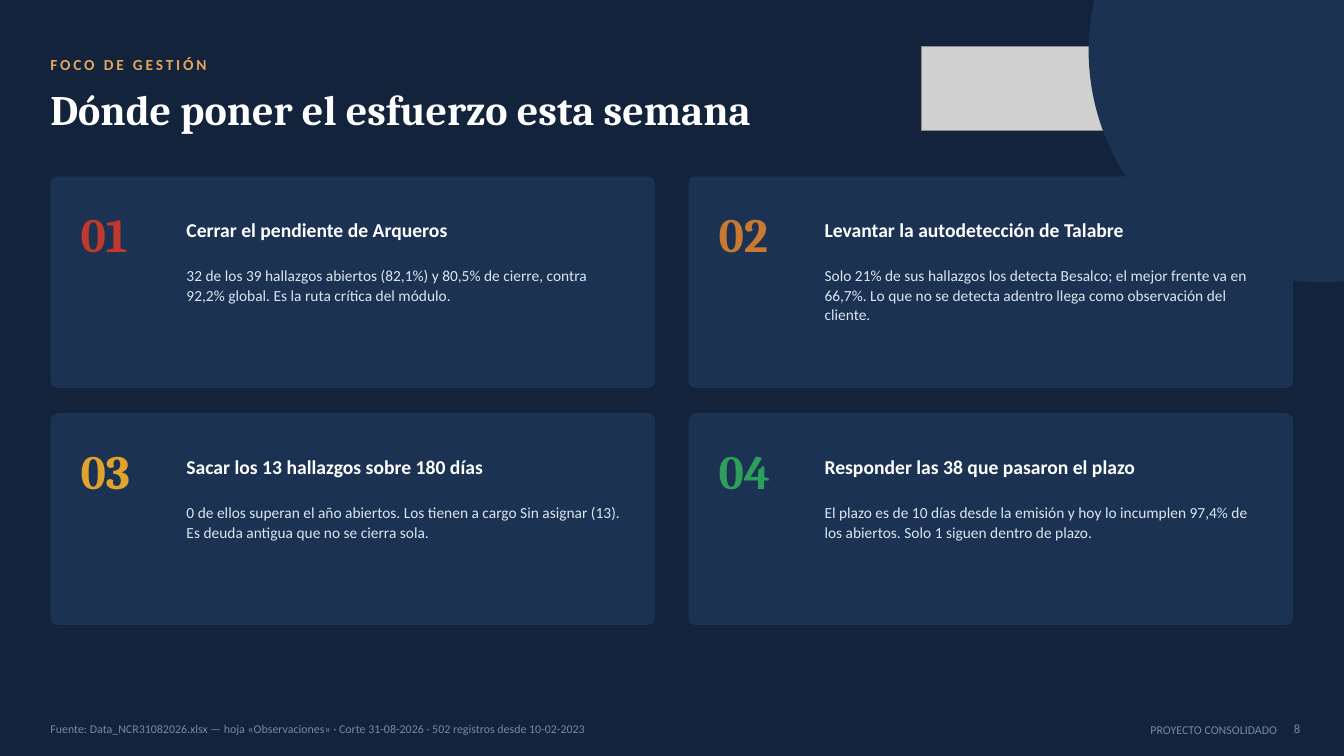
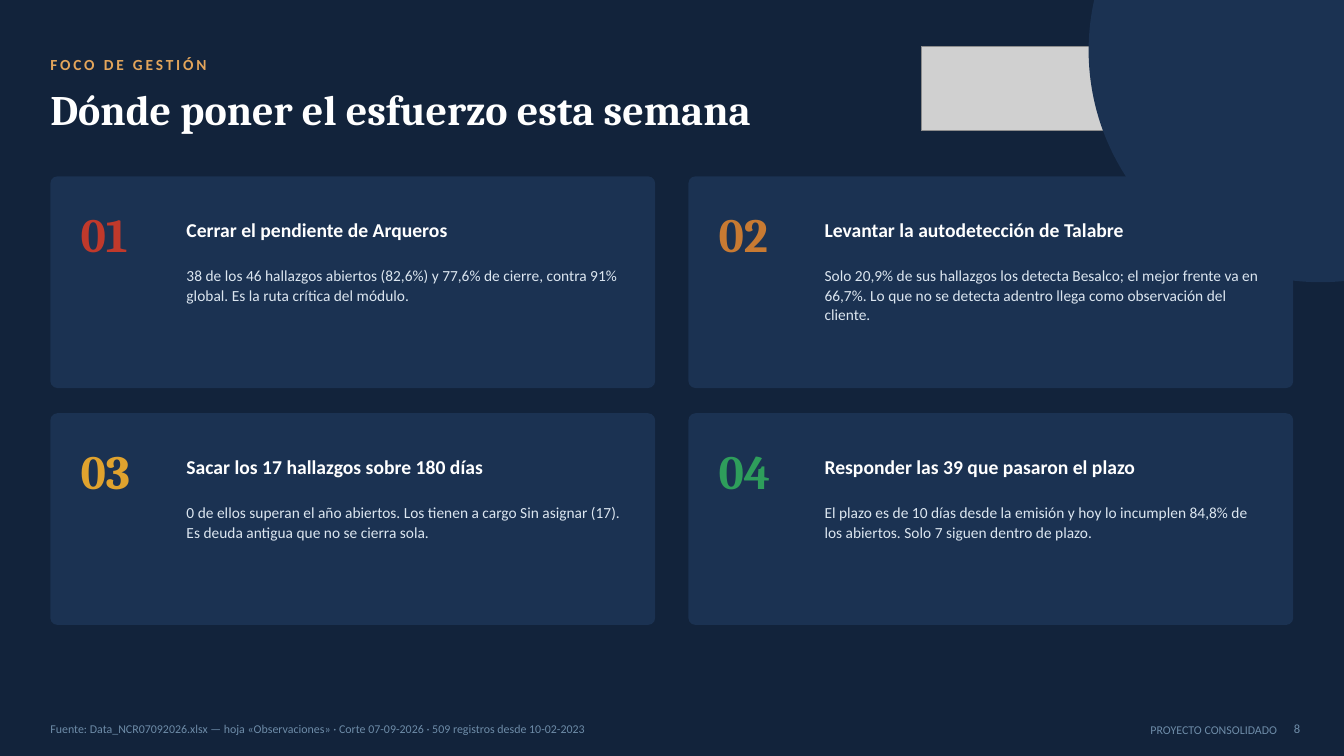
Before and after one commit to tdkvalex/Dashboard-HSEQ, a slide deck: slide 8 of modulo_nc/Panel_No_Conformidades.pptx. Drawn at 1344x756 pixels with LibreOffice and Linux fonts; fonts in the diff are those of the drawing; grey boxes stand for pictures. Boxes give left, top, right and bottom in pixels: in the first picture for what was removed or moved away, otherwise in the second. Text is boxed around its words. In the diff, an @@ line names an element or a change of style, - is before the commit and + after.

```diff
--- a/modulo_nc/Panel_No_Conformidades.pptx
+++ b/modulo_nc/Panel_No_Conformidades.pptx
@@ text at bbox=[186, 270, 617, 304]: text changed @@
-32 de los 39 hallazgos abiertos (82,1%) y 80,5% de cierre, contra 92,2% global. Es la ruta crítica del módulo.
+38 de los 46 hallazgos abiertos (82,6%) y 77,6% de cierre, contra 91% global. Es la ruta crítica del módulo.
@@ text at bbox=[825, 270, 1258, 320]: text changed @@
-Solo 21% de sus hallazgos los detecta Besalco; el mejor frente va en 66,7%. Lo que no se detecta adentro llega como observación del cliente.
+Solo 20,9% de sus hallazgos los detecta Besalco; el mejor frente va en 66,7%. Lo que no se detecta adentro llega como observación del cliente.
@@ text at bbox=[186, 460, 483, 478]: text changed @@
-Sacar los 13 hallazgos sobre 180 días
+Sacar los 17 hallazgos sobre 180 días
@@ text at bbox=[825, 460, 1135, 477]: text changed @@
-Responder las 38 que pasaron el plazo
+Responder las 39 que pasaron el plazo
@@ text at bbox=[186, 507, 620, 541]: text changed @@
-0 de ellos superan el año abiertos. Los tienen a cargo Sin asignar (13). Es deuda antigua que no se cierra sola.
+0 de ellos superan el año abiertos. Los tienen a cargo Sin asignar (17). Es deuda antigua que no se cierra sola.
@@ text at bbox=[825, 507, 1247, 541]: text changed @@
-El plazo es de 10 días desde la emisión y hoy lo incumplen 97,4% de los abiertos. Solo 1 siguen dentro de plazo.
+El plazo es de 10 días desde la emisión y hoy lo incumplen 84,8% de los abiertos. Solo 7 siguen dentro de plazo.
@@ text at bbox=[50, 725, 585, 735]: text changed @@
-Fuente: Data_NCR31082026.xlsx — hoja «Observaciones» · Corte 31-08-2026 · 502 registros desde 10-02-2023
+Fuente: Data_NCR07092026.xlsx — hoja «Observaciones» · Corte 07-09-2026 · 509 registros desde 10-02-2023
```
Also in this commit, not shown: 16 other slides changed, 3 other files.
